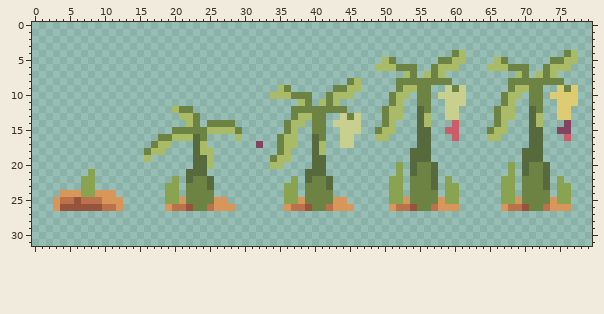
One commit to this sprite sheet: assets/spritesheets/crops/banana_growth_sprite.png. Above, as it was before the edit.
The file is 80x32 pixels.
The same view after the edit:
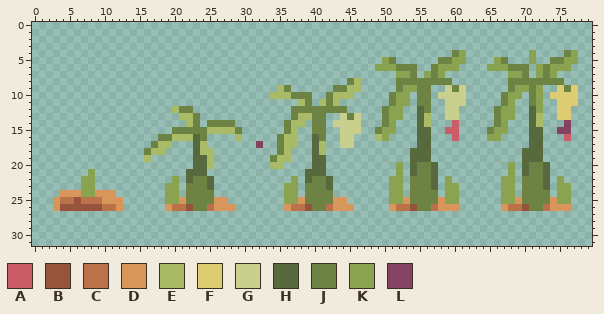
Palette (. is transparent): A #ca5d67  B #97543c  C #bb724b  D #d9965b  E #a9bb66  F #decc73  G #c9cf8c  H #576a3d  J #6d8343  K #89a350  L #844461
What changed:
{"y":4,"x":61,"old":"E","new":"K"}
{"y":4,"x":71,"old":".","new":"K"}
{"y":4,"x":77,"old":"E","new":"K"}
{"y":5,"x":50,"old":"E","new":"K"}
{"y":5,"x":60,"old":"EE","new":"KK"}
{"y":5,"x":66,"old":"E","new":"K"}
{"y":5,"x":71,"old":".","new":"K"}
{"y":5,"x":76,"old":"EE","new":"KK"}
{"y":6,"x":49,"old":"EEE","new":"KKK"}
{"y":6,"x":58,"old":"EEE","new":"KKK"}
{"y":6,"x":65,"old":"EEE","new":"KKK"}
{"y":6,"x":72,"old":".","new":"K"}
{"y":6,"x":74,"old":"EEE","new":"KKK"}
{"y":7,"x":52,"old":".E","new":"KK"}
{"y":7,"x":56,"old":"E","new":"K"}
{"y":7,"x":58,"old":"E","new":"K"}
{"y":7,"x":68,"old":".E","new":"KK"}
{"y":7,"x":72,"old":"E","new":"K"}
{"y":7,"x":74,"old":"E","new":"K"}
{"y":9,"x":53,"old":"EE","new":"KK"}
{"y":9,"x":69,"old":"EE","new":"KK"}
{"y":9,"x":72,"old":"J","new":"K"}
{"y":10,"x":52,"old":"EE","new":"KK"}
{"y":10,"x":68,"old":"EE","new":"KK"}
{"y":10,"x":72,"old":"J","new":"K"}
{"y":11,"x":52,"old":"E.","new":"KK"}
{"y":11,"x":68,"old":"E","new":"K"}
{"y":11,"x":72,"old":"J","new":"K"}
{"y":12,"x":51,"old":"EE","new":"KK"}
{"y":12,"x":67,"old":"EE","new":"KK"}
{"y":12,"x":72,"old":"J","new":"K"}
{"y":13,"x":51,"old":"EE","new":"KK"}
{"y":13,"x":67,"old":"EE","new":"KK"}
{"y":14,"x":51,"old":"E","new":"K"}
{"y":14,"x":67,"old":"E","new":"K"}
{"y":15,"x":50,"old":"EE","new":"KK"}
{"y":15,"x":66,"old":"EE","new":"KK"}
{"y":16,"x":50,"old":"E","new":"K"}
{"y":16,"x":65,"old":"EE","new":"KK"}
{"label":"changed","picture_box":[375,50,578,141]}
